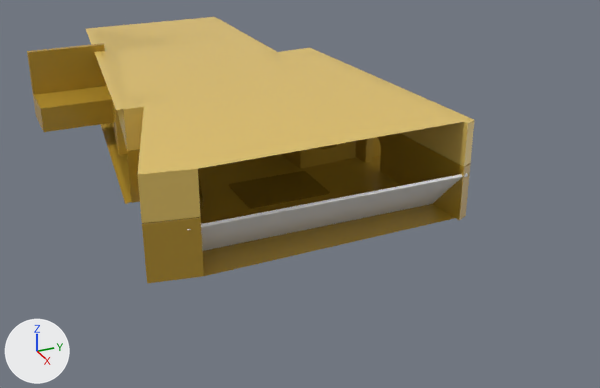
The FBX model Assets/mehses/YellowRoom/yellowroom.fbx, before and after one commit.
Rendered twice from a 50 mm camera at (62.1, -25.6, 27.0) aimed at (4.2, 0.5, -1.9). The axes (+X, +Y, +Z) are drawn at lower left. The lights are the same throughout. Where no turn or scale is listed for an object, it has been applied to the vertices. Vertices at the same position are counted once.

Objects in the first picture: 'castle', 'celing', 'continued_1', 'floor', 'matt_1', 'ramp_1', 'walls_higher', 'walls_lower'.
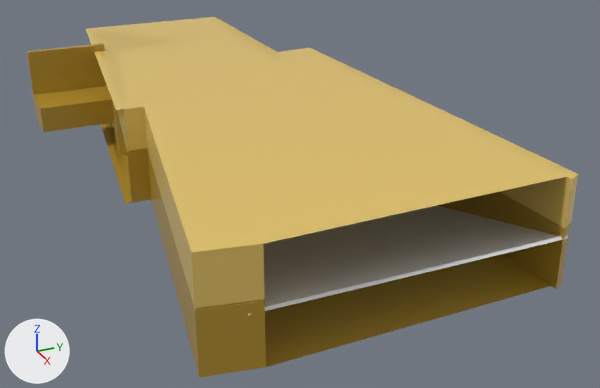
Changed parts and their boxes (x1, y1, x2, y2) in the pictures (600 x 388 px; the box of a moved part takes in the faces that stretch with it):
'celing', reshaped (27% wider, 50% taller): before (86, 20, 465, 169); after (86, 20, 569, 244)
'walls_lower', reshaped (27% wider, 42% taller): before (91, 17, 474, 223); after (91, 17, 578, 309)
'floor', reshaped (27% wider, 59% taller): before (101, 123, 454, 276); after (101, 123, 550, 367)
'ramp_1', reshaped: before (187, 173, 468, 251); after (235, 205, 568, 315)
'walls_higher', reshaped: before (106, 112, 471, 283); after (106, 112, 571, 377)
part 1 of me_plane_009, moved or reshaped: before (197, 51, 465, 169); after (219, 52, 569, 244)
part 3 of me_plane_008, moved or reshaped: before (356, 133, 471, 220); after (437, 192, 571, 289)
part 4 of me_plane_008, moved or reshaped: before (142, 217, 204, 283); after (147, 149, 266, 377)
part 5 of me_plane, moved or reshaped: before (199, 154, 454, 276); after (265, 254, 550, 367)
part 6 of me_plane_001, moved or reshaped: before (319, 53, 474, 167); after (319, 53, 578, 228)
part 7 of me_plane_001, moved or reshaped: before (138, 106, 200, 223); after (144, 106, 265, 309)
'matt_1', unchanged, covered by the edit: before (229, 171, 330, 208)
'castle', unchanged, covered by the edit: before (280, 141, 356, 169)

The change, as a diff of the scene's bpy script:
```diff
--- a/Assets/mehses/YellowRoom/yellowroom.fbx.py
+++ b/Assets/mehses/YellowRoom/yellowroom.fbx.py
@@ me_plane_008 @@
 me_plane_008.from_pydata(...)  # 160 vertices, 121 faces; spans x -17.2..22.4, y -11.5..12.7, z -2.1..2.1
+# me_plane_008 part 3
+for i in [1, 9, 103, 104, 105, 127, 128, 129]: me_plane_008.vertices[i].co += Vector((10.7, 0.0, 0.0))
+# me_plane_008 part 4
+for i in [7, 15, 121, 122, 123, 145, 146, 147]: me_plane_008.vertices[i].co += Vector((10.7, 0.0, 0.0))
 me_plane_008.materials.append(mat_yellowroom)
@@ me_plane @@
 me_plane.from_pydata(...)  # 8 vertices, 3 faces; spans x -20.9..18.7, y -11.0..11.6, z 0.0
-me_plane.vertices[1].co = (18.7, -9.0, 0.0)  # pixel (203, 276)
-me_plane.vertices[3].co = (18.2, 11.6, 0.0)  # pixel (465, 215)
+# me_plane part 5
+me_plane.vertices[1].co = (29.4, -9.0, 0.0)  # pixel (265, 367)
+me_plane.vertices[3].co = (28.8, 11.6, 0.0)  # pixel (562, 282)
 me_plane.materials.append(mat_yellowroom)
@@ me_plane_009 @@
 me_plane_009.from_pydata(...)  # 8 vertices, 3 faces; spans x -20.9..18.7, y -11.0..11.6, z 0.0
-me_plane_009.vertices[1].co = (18.7, -9.0, 0.0)  # pixel (197, 168)
-me_plane_009.vertices[3].co = (18.2, 11.6, 0.0)  # pixel (474, 119)
+# me_plane_009 part 1
+me_plane_009.vertices[1].co = (29.4, -9.0, 0.0)  # pixel (263, 243)
+me_plane_009.vertices[3].co = (28.8, 11.6, 0.0)  # pixel (578, 174)
 me_plane_009.materials.append(mat_yellowroom)
@@ me_plane_001 @@
 me_plane_001.from_pydata(...)  # 225 vertices, 177 faces; spans x -17.3..22.3, y -11.3..12.9, z -1.8..1.7
+# me_plane_001 part 6
+for i in [0, 7, 171, 172, 173, 199, 200, 201]: me_plane_001.vertices[i].co += Vector((10.7, 0.0, 0.0))
+# me_plane_001 part 7
+for i in [5, 13, 193, 194, 195, 212, 213, 214]: me_plane_001.vertices[i].co += Vector((10.7, 0.0, 0.0))
 me_plane_001.materials.append(mat_yellowroom)
@@ me_plane_010 @@
 me_plane_010.from_pydata(...)  # 8 vertices, 6 faces; spans x -1.7..1.8, y -10.5..10.5, z -2.0..1.8
+# me_plane_010 part 2
+for i in [1, 3, 6, 7]: me_plane_010.vertices[i].co += Vector((10.7, 0.0, 0.0))
```
